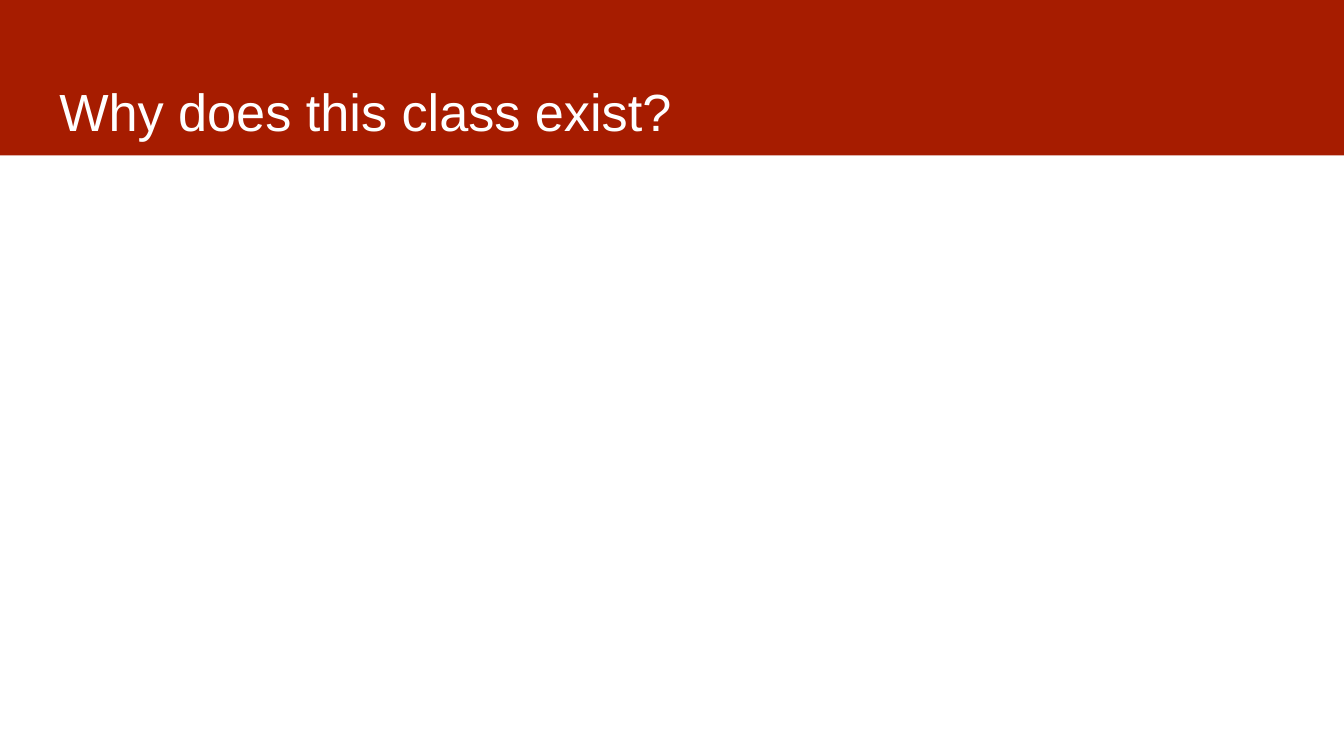
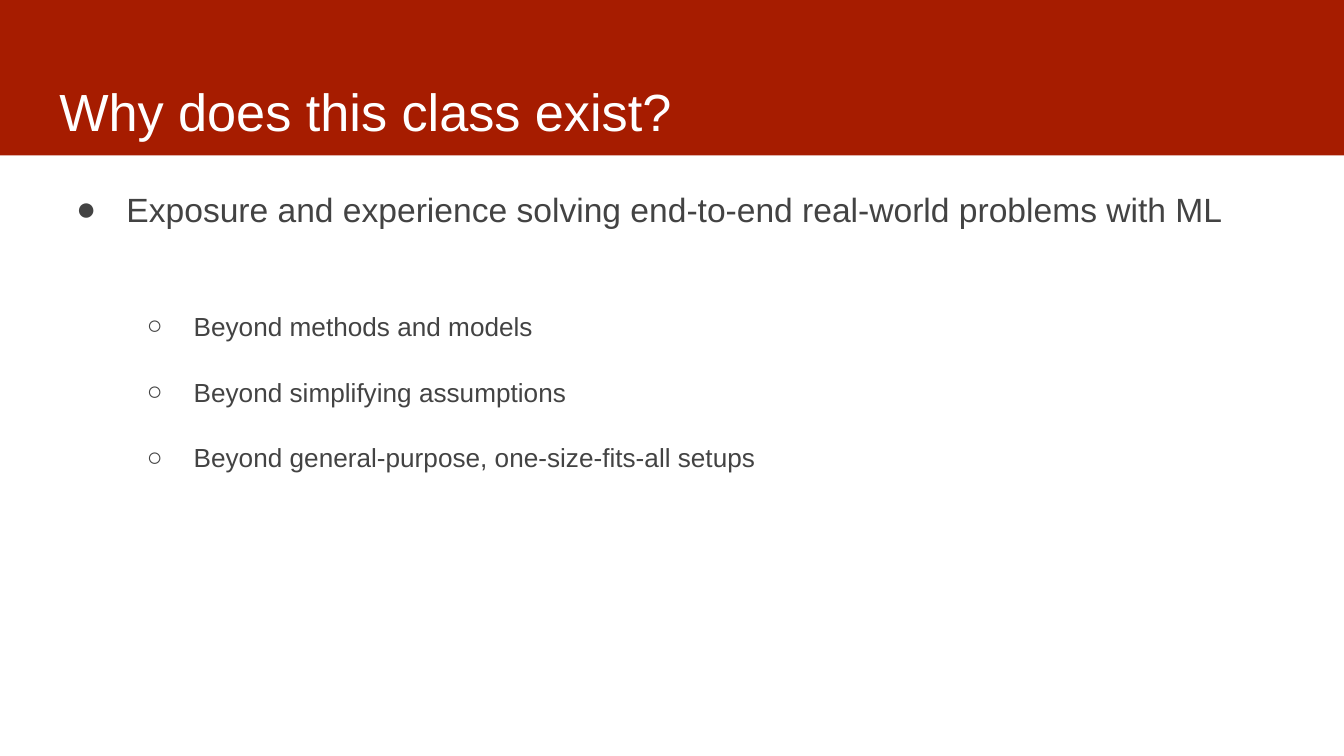
Before and after one commit to dssg/MLinPractice, a slide deck: slide 3 of Lectures/Lecture1-ClassOverview.pptx. Drawn at 1344x756 pixels with LibreOffice and Linux fonts; fonts in the diff are those of the drawing. Boxes give left, top, right and bottom in pixels: in the first picture for what was removed or moved away, otherwise in the second. Text is boxed around its words. In the diff, an @@ line names an element or a change of style, - is before the commit and + after.

```diff
--- a/Lectures/Lecture1-ClassOverview.pptx
+++ b/Lectures/Lecture1-ClassOverview.pptx
@@ text added at (126, 197, 1222, 473), 14 pt, text #434343 @@
+● Exposure and experience solving end-to-end real-world problems with ML
+  ○ Beyond methods and models
+  ○ Beyond simplifying assumptions
+  ○ Beyond general-purpose, one-size-fits-all setups
```
Also in this commit, not shown: 5 other slides changed.
